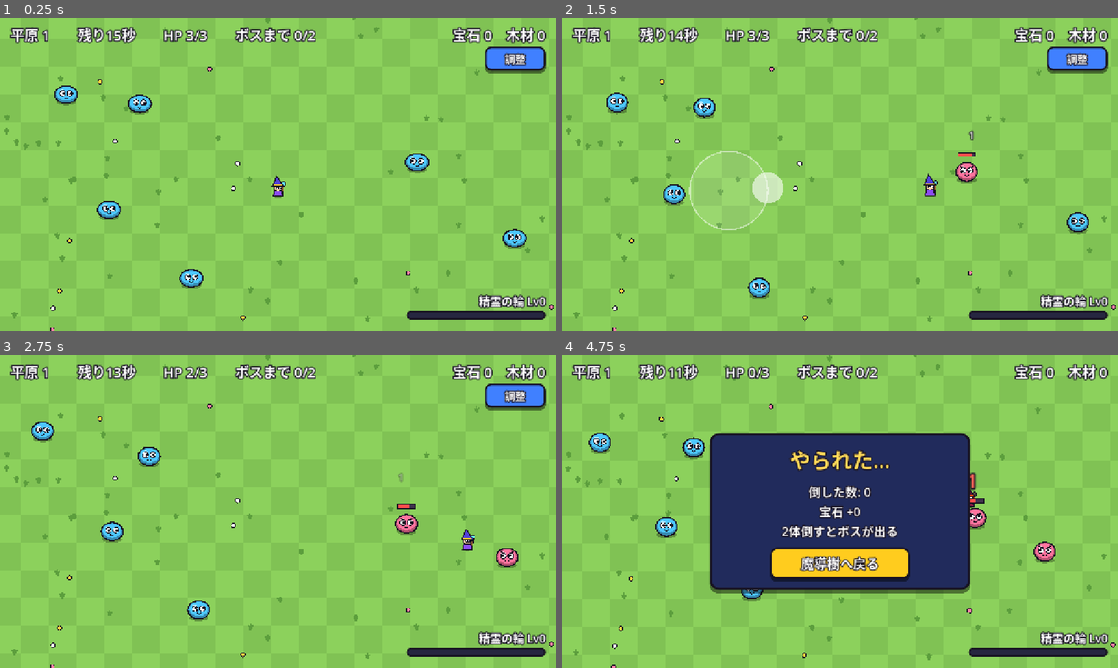
Above: before the commit, frames 1-4 (two rows, left to right).
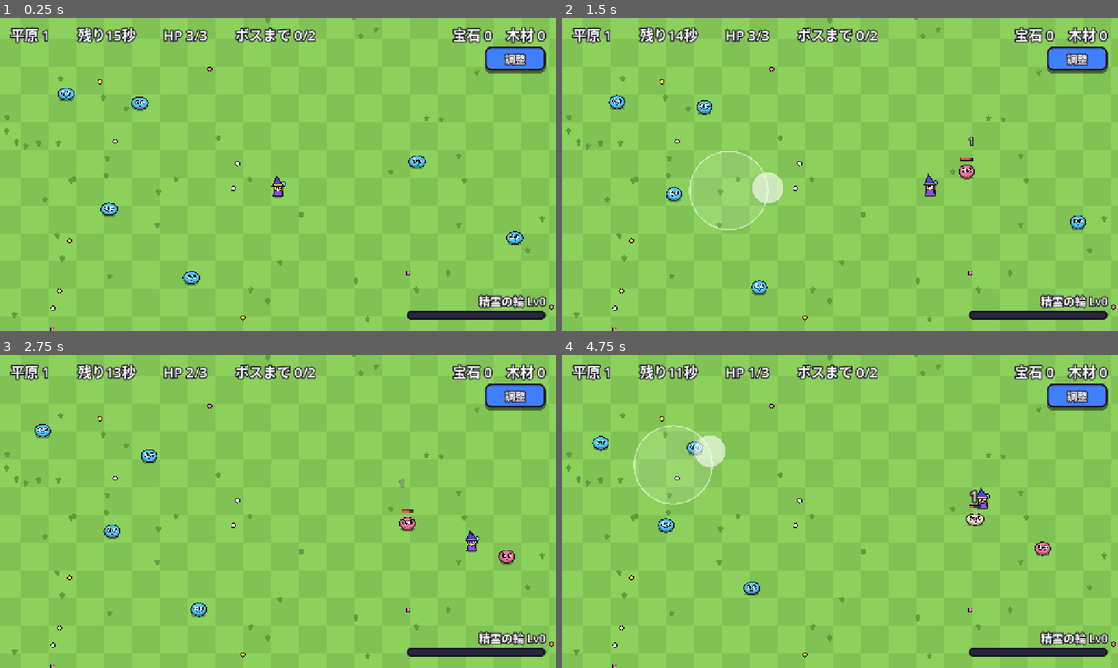
Above: after the commit, the same moments.

Repository: elefolo4565/fantasyIncremental
Game: Godot game, scene res://scenes/run/run.tscn
Same seed, same stepped clock (60 frames per second), same inputs: the game is played once before the commit and once after it. This scene is started directly instead of the project's main scene.
Inputs (mouse positions are in pixels of both pictures, inside the frame that each line leads up to):
- Up to frame 1 (0.25 s): no input
- Up to frame 2 (1.5 s): move the mouse to (962, 158) at 0.52 s; hold Right (ui_right) 0.53-1.25 s; click (962, 158) at 0.67 s; drag from (728, 190) to (951, 177) at 1.27 s
- Up to frame 3 (2.75 s): move the mouse to (333, 442) at 2.02 s; hold Right (ui_right) from 2.03 s (still down)
- Up to frame 4 (4.75 s): release Right (ui_right) at 2.75 s; drag from (812, 574) to (673, 464) at 2.77 s; move the mouse to (1006, 558) at 3.52 s; hold Left (ui_left) 3.53-4.25 s; drag from (673, 464) to (756, 433) at 4.27 s

The runs differ from the first frame. In frame 1, 1.1% of the frame differs, in the area x 9-95%, y 21-87%; in frame 2, 1.3%; in frame 3, 1.4%; in frame 4, 27%, in the area x 0-100%, y 0-100%.

Commit message:
結果画面に「もう一度」を足し、スライムをプレイヤーと同じくらいの大きさにする
Co-Authored-By: Claude Opus 5.5 (1M context) <noreply@anthropic.com>
Claude-Session: https://claude.ai/code/session_01DCGdW39avWMz4PaMBGrhsd

Diff:
--- a/data/balance.csv
+++ b/data/balance.csv
@@ -32,7 +32,7 @@
 pickup_pull_speed,900,吸い寄せられる素材の最高速度（ピクセル/秒）
 pickup_pull_accel,2400,吸い寄せられる素材の加速度（ピクセル/秒²）
 pickup_collect_reach,20,素材がプレイヤーの中心からこの距離に入ったら回収（ピクセル）
-unit_scale,0.7,敵・プレイヤーの見た目と当たり判定の大きさの倍率（1が元の大きさ）。2026-10-06 ユーザーの参考画像（Astro Prospector）に合わせ、スライムが画面幅の約3.7%になる0.7に。戦闘画面の「調整」つまみで試した値をここに入れる
+unit_scale,0.5,敵（とプレイヤー）の見た目と当たり判定の大きさの倍率（1が元の大きさ）。2026-10-06 ユーザー指示でスライムをプレイヤーと同じくらいに（スライム約34px）。戦闘画面の「調整」つまみで試した値をここに入れる
 tap_arrive_distance,8,タップ移動で目的地にこの距離まで近づいたら止まる（ピクセル）
 bgm_volume_db,-10,BGMの音量（デシベル。0が元の大きさ、マイナスほど小さい）
 bgm_fade_time,0.4,曲を切り替えるとき前の曲を小さくしていく時間（秒）
@@ -47,4 +47,4 @@
 dasher_dash_speed,720,突進の速さ（ピクセル/秒）
 dasher_dash_distance,320,1回の突進で進む距離（ピクセル）
 dasher_rest_time,1.2,突進のあと止まって休む時間（秒）
-player_size_rate,0.55,プレイヤーの大きさを unit_scale に対してさらに掛ける倍率。参考画像の自機は岩の約2/3の大きさなので、プレイヤーを敵より小さくする（0.7×0.55で画面幅の約2.8%）
+player_size_rate,0.77,プレイヤーの大きさを unit_scale に対してさらに掛ける倍率（0.5×0.77でプレイヤー約25×45px。参考画像の自機に合わせた大きさを保つ）
--- a/scenes/main/main.gd
+++ b/scenes/main/main.gd
@@ -32,6 +32,7 @@
 	var run := RUN_SCENE.instantiate() as Run
 	run.stage_index = stage_index
 	run.finished.connect(_show_tree)
+	run.retry_requested.connect(_show_run)
 	Bgm.play(&"battle")
 	_switch_to(run)
 
--- a/scenes/run/run.gd
+++ b/scenes/run/run.gd
@@ -4,11 +4,13 @@
 ## 倒した物は素材（Pickup）を落とし、プレイヤーが近づいて拾ったぶんだけ手に入る。クリアしたときは落ちている素材も全部手に入る。
 ## 砕裂（Shatter）・残響（Echo）・精霊の輪のレベルアップもここで扱う。
 ## モンスター（Slime）は稼ぎの元であり脅威でもある。触れると体力が減り、体力が 0 になるとそこでランが終わる。
-## クリア・時間切れ・やられたら結果を表示し、戻るボタンで finished を出す。
+## クリア・時間切れ・やられたら結果を表示し、戻るボタンで finished、「もう一度」で retry_requested を出す。
 ## 平原の2面からは草地（Grass）を置く。数は stages.csv の grass × Progress.grass_scale。
 ## 右上の「調整」から、キャラの大きさの倍率と草地の数の倍率をつまみで試せる（開いているあいだは時間が止まり、無敵で攻撃しない）。
 
 signal finished
+## 同じステージをすぐにもう一度遊ぶ
+signal retry_requested(stage_index: int)
 
 const PLAYER_SCENE := preload("res://scenes/player/player.tscn")
 const SLIME_SCENE := preload("res://scenes/slime/slime.tscn")
@@ -104,6 +106,7 @@
 @onready var _result_title: Label = $HUD/ResultPanel/Box/Title
 @onready var _result_body: Label = $HUD/ResultPanel/Box/Body
 @onready var _back_button: Button = $HUD/ResultPanel/Box/BackButton
+@onready var _retry_button: Button = $HUD/ResultPanel/Box/RetryButton
 
 
 func _ready() -> void:
@@ -113,6 +116,7 @@
 	_apply_styles()
 	_banner.visible = false
 	_back_button.pressed.connect(_on_back_pressed)
+	_retry_button.pressed.connect(_on_retry_pressed)
 
 	var area := get_viewport_rect().size
 	for _i in DECOR_COUNT:
@@ -308,7 +312,8 @@
 
 
 func _apply_styles() -> void:
-	UiStyle.button(_back_button, UiStyle.YELLOW)
+	UiStyle.button(_retry_button, UiStyle.YELLOW)
+	UiStyle.button(_back_button, UiStyle.BLUE)
 	_result_panel.add_theme_stylebox_override("panel", UiStyle.box(UiStyle.PANEL, 20, 5, 8))
 	for label: Label in [_info_label, _material_label, _ring_label, _banner, _result_title, _result_body]:
 		UiStyle.outline_label(label, 10)
@@ -653,3 +658,8 @@
 func _on_back_pressed() -> void:
 	Sfx.play(&"click")
 	finished.emit()
+
+
+func _on_retry_pressed() -> void:
+	Sfx.play(&"click")
+	retry_requested.emit(stage_index)
--- a/scenes/run/run.tscn
+++ b/scenes/run/run.tscn
@@ -111,9 +111,9 @@
 anchor_right = 0.5
 anchor_bottom = 0.5
 offset_left = -300.0
-offset_top = -180.0
+offset_top = -230.0
 offset_right = 300.0
-offset_bottom = 180.0
+offset_bottom = 230.0
 grow_horizontal = 2
 grow_vertical = 2
 
@@ -136,6 +136,13 @@
 text = "Broken: 0 / 8"
 horizontal_alignment = 1
 
+[node name="RetryButton" type="Button" parent="HUD/ResultPanel/Box"]
+custom_minimum_size = Vector2(320, 72)
+layout_mode = 2
+size_flags_horizontal = 4
+theme_override_font_sizes/font_size = 30
+text = "もう一度"
+
 [node name="BackButton" type="Button" parent="HUD/ResultPanel/Box"]
 custom_minimum_size = Vector2(320, 72)
 layout_mode = 2
